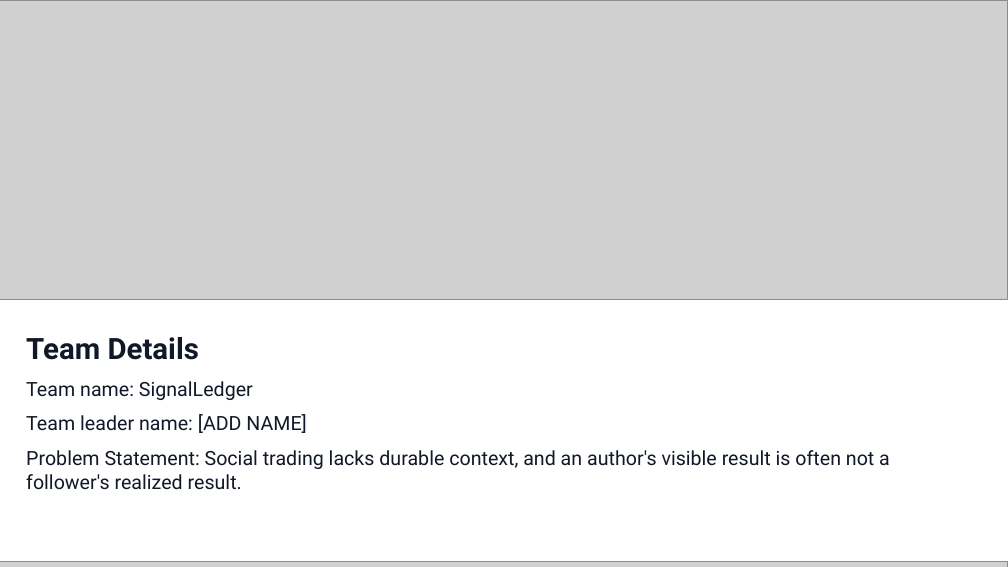
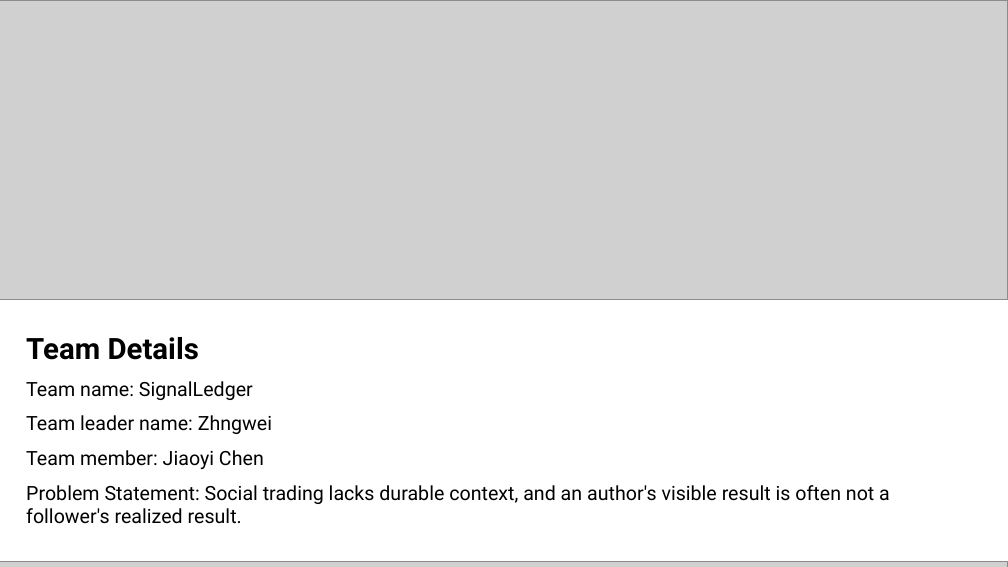
Before and after one commit to vzzzzzzz17/signalledger-ai-builder-cup-2026, a slide deck: slide 1 of SignalLedger-Official-Submission-Template.pptx. Drawn at 1008x567 pixels with LibreOffice and Linux fonts; fonts in the diff are those of the drawing; grey boxes stand for pictures. Boxes give left, top, right and bottom in pixels: in the first picture for what was removed or moved away, otherwise in the second. Text is boxed around its words. In the diff, an @@ line names an element or a change of style, - is before the commit and + after.

Commit message:
Fill submission team details

```diff
--- a/SignalLedger-Official-Submission-Template.pptx
+++ b/SignalLedger-Official-Submission-Template.pptx
@@ text at (x1=26, y1=337, x2=890, y2=524): text colour #111827 to #000000 in "Team Details", "Team name: SignalLedger", "Problem Statement: Social trading lacks durable context, ..." @@
@@ text at (x1=26, y1=415, x2=272, y2=469): text changed; text colour #111827 to #000000 @@
-Team leader name: [ADD NAME]
+Team leader name: Zhngwei
+Team member: Jiaoyi Chen
```
Also in this commit, not shown: 1 other file.
